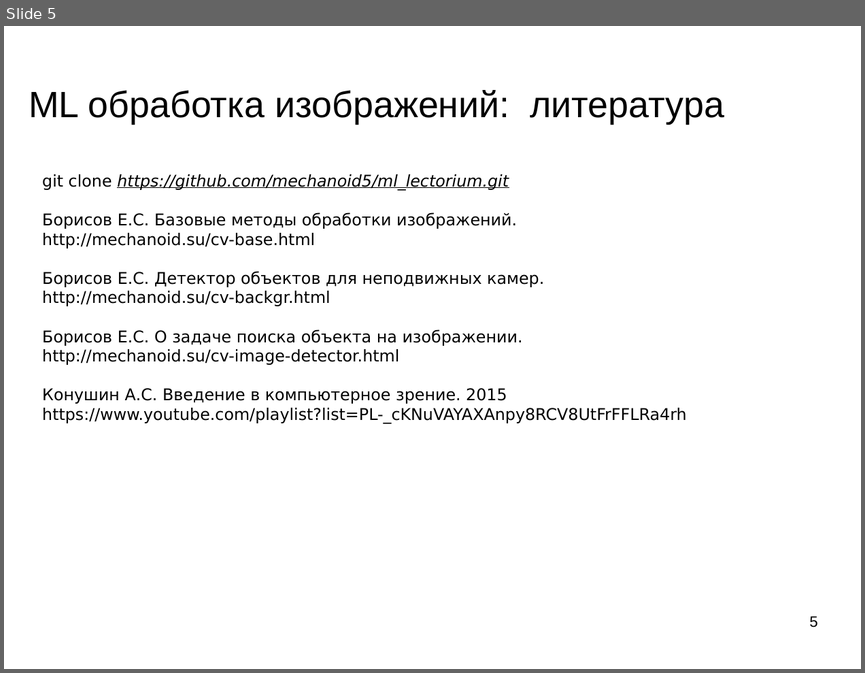
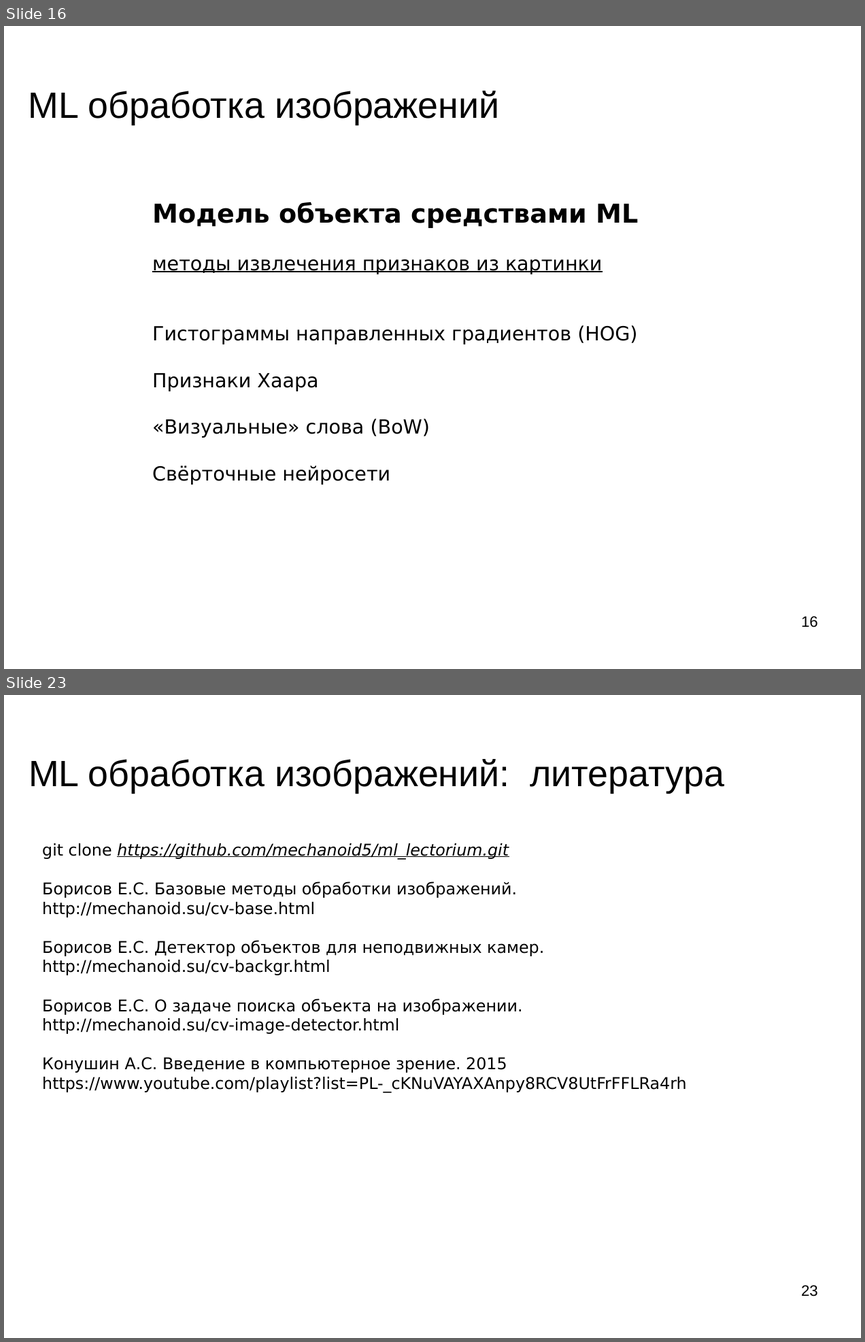
Before and after one commit to mechanoid5/ml_lectorium_2023_I, a slide deck: 20-img-proc.odp. Shown one above the other, each under a label of ours: slide 5 before the commit, slides 16 and 23 after it; the slides between them are not shown. The pictures are 865x673 and 865x1342 pixels, drawn with LibreOffice and Linux fonts; fonts in the diff are those of the drawing; background and template pictures are left out. Boxes give left, top, right and bottom in pixels: in the first picture for what was removed or moved away, otherwise in the second. Text is boxed around its words. In the diff, an @@ line names an element or a change of style, - is before the commit and + after.

```diff
--- a/20-img-proc.odp
+++ b/20-img-proc.odp
@@ slide 16 added at (4,26,861,669), background picture (left out) @@
@@ title added at (28,91,500,125), 33.9 pt, text #000000 @@
+ML обработка изображений
@@ text added at (152,202,638,484), 18 pt, text #000000 @@
+Модель объекта средствами ML
+методы извлечения признаков из картинки
+Гистограммы направленных градиентов (HOG)
+Признаки Хаара
+«Визуальные» слова (BoW)
+Свёрточные нейросети
@@ page number added at (801,616,818,627), 14 pt, text #000000 @@
+16
@@ what was slide 5 is now slide 23 @@
@@ page number at (801,1285,818,1296): text changed @@
-5
+23
```
Also in this commit, not shown: 1 slide changed, 17 other slides added, 47 other files.
